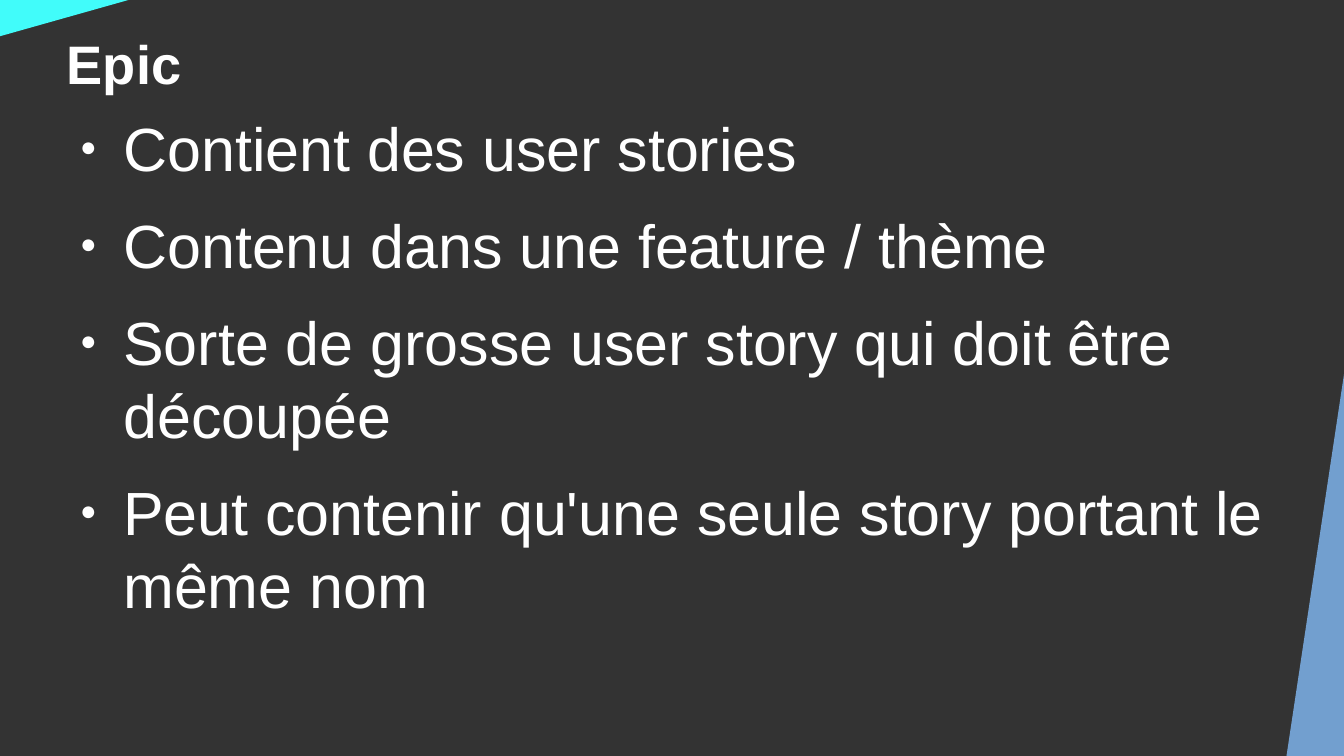
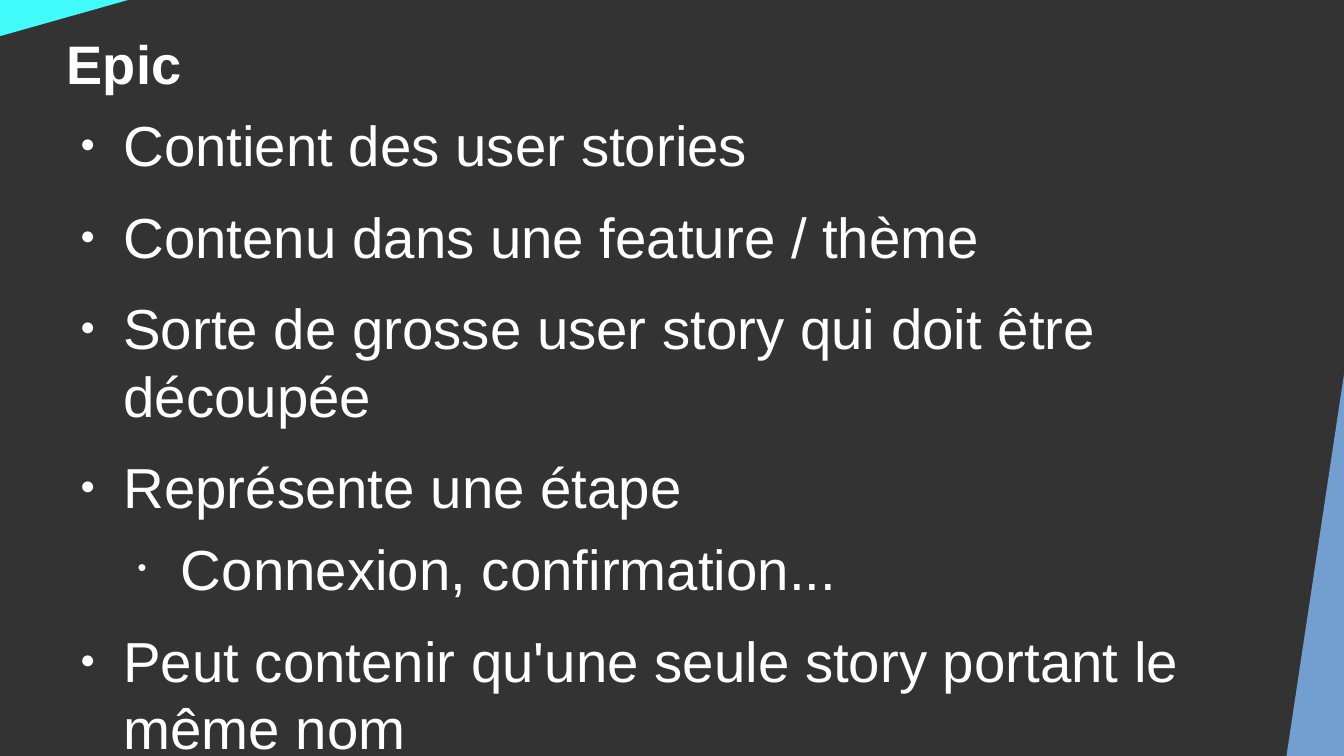
Before and after one commit to DanYellow/cours, a slide deck: slide 8 of gestion-de-projet-s3/travaux-pratiques/numero-2/presentation.odp. Drawn at 1344x756 pixels with LibreOffice and Linux fonts; fonts in the diff are those of the drawing. Boxes give left, top, right and bottom in pixels: in the first picture for what was removed or moved away, otherwise in the second. Text is boxed around its words. In the diff, an @@ line names an element or a change of style, - is before the commit and + after.

```diff
--- a/gestion-de-projet-s3/travaux-pratiques/numero-2/presentation.odp
+++ b/gestion-de-projet-s3/travaux-pratiques/numero-2/presentation.odp
@@ text at (x1=123, y1=125, x2=1178, y2=750): size 36 to 33.3 pt in "Contient des user stories", "Contenu dans une feature / thème", "Sorte de grosse user story qui doit ...", "Peut contenir qu'une seule story portant le ..." @@
@@ text at (x1=123, y1=466, x2=836, y2=598): paragraphs added @@
+● Représente une étape
+  • Connexion, confirmation...
```
Also in this commit, not shown: 1 other slide changed, 2 other files.
